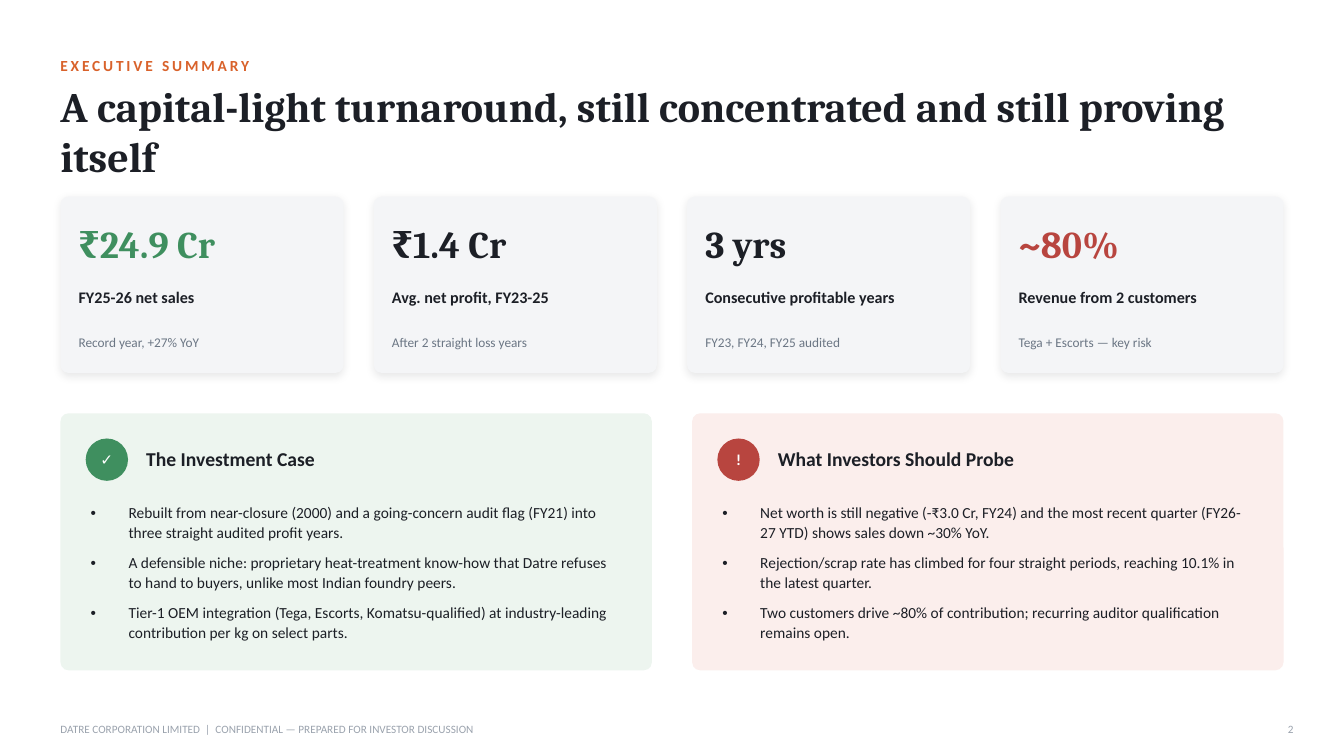
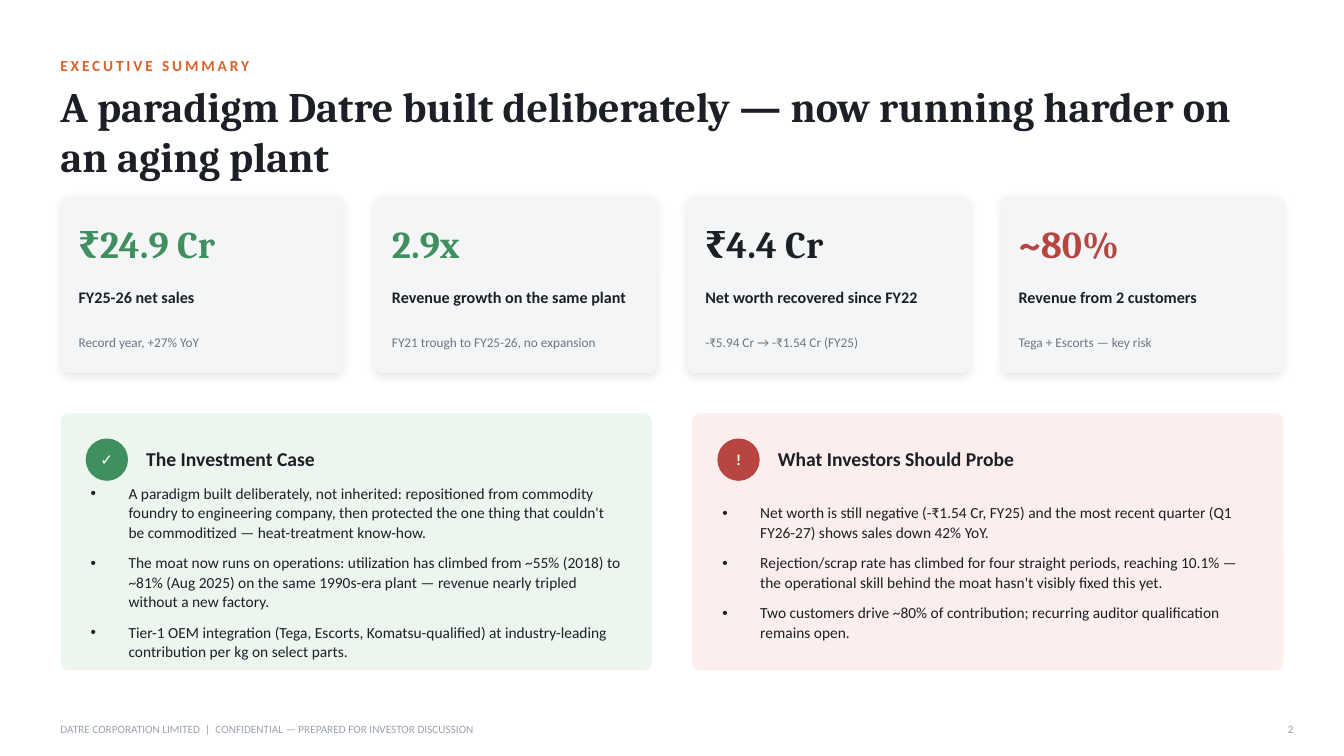
Before and after one commit to indutta/google-drive, a slide deck: slide 2 of investor-pitch/Datre_Corporation_Investor_Pitch.pptx. Drawn at 1344x756 pixels with LibreOffice and Linux fonts; fonts in the diff are those of the drawing. Boxes give left, top, right and bottom in pixels: in the first picture for what was removed or moved away, otherwise in the second. Text is boxed around its words. In the diff, an @@ line names an element or a change of style, - is before the commit and + after.

```diff
--- a/investor-pitch/Datre_Corporation_Investor_Pitch.pptx
+++ b/investor-pitch/Datre_Corporation_Investor_Pitch.pptx
@@ text at <box>60,93,1231,182</box>: text changed @@
-A capital-light turnaround, still concentrated and still proving itself
+A paradigm Datre built deliberately — now running harder on an aging plant
@@ text at <box>392,232,460,258</box>: text changed; text colour #1C1F26 to #3F8F5F @@
-₹1.4 Cr
+2.9x
@@ text at <box>726,232,823,259</box>: text changed @@
-3 yrs
+₹4.4 Cr
@@ text at <box>392,291,626,306</box>: text changed @@
-Avg. net profit, FY23-25
+Revenue growth on the same plant
@@ text at <box>705,291,917,303</box>: text changed @@
-Consecutive profitable years
+Net worth recovered since FY22
@@ text at <box>392,338,596,349</box>: text changed @@
-After 2 straight loss years
+FY21 trough to FY25-26, no expansion
@@ text at <box>705,337,858,349</box>: text changed @@
-FY23, FY24, FY25 audited
+-₹5.94 Cr → -₹1.54 Cr (FY25)
@@ text at <box>129,488,620,610</box>: text changed @@
-• Rebuilt from near-closure (2000) and a going-concern audit flag (FY21) into three straight audited profit years.
-• A defensible niche: proprietary heat-treatment know-how that Datre refuses to hand to buyers, unlike most Indian foundry peers.
+• A paradigm built deliberately, not inherited: repositioned from commodity foundry to engineering company, then protected the one thing that couldn't be commoditized — heat-treatment know-how.
+• The moat now runs on operations: utilization has climbed from ~55% (2018) to ~81% (Aug 2025) on the same 1990s-era plant — revenue nearly tripled without a new factory.
@@ text at <box>760,507,1232,591</box>: text changed @@
-• Net worth is still negative (-₹3.0 Cr, FY24) and the most recent quarter (FY26-27 YTD) shows sales down ~30% YoY.
-• Rejection/scrap rate has climbed for four straight periods, reaching 10.1% in the latest quarter.
+• Net worth is still negative (-₹1.54 Cr, FY25) and the most recent quarter (Q1 FY26-27) shows sales down 42% YoY.
+• Rejection/scrap rate has climbed for four straight periods, reaching 10.1% — the operational skill behind the moat hasn't visibly fixed this yet.
```
Also in this commit, not shown: 17 other slides changed, 2 slides added.
